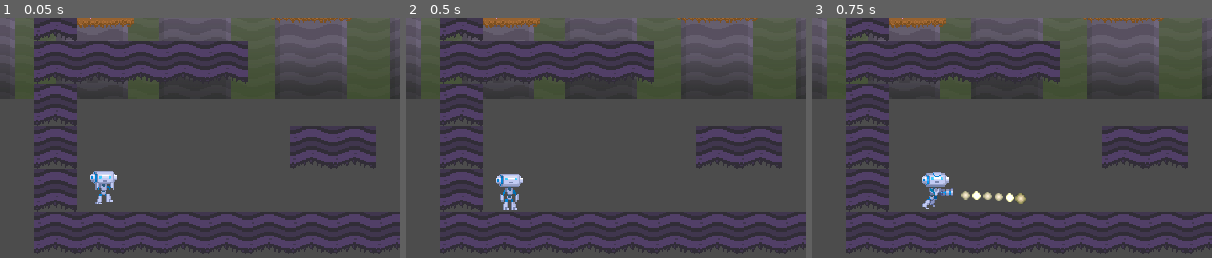
Above: before the commit, frames 1-3 (left to right).
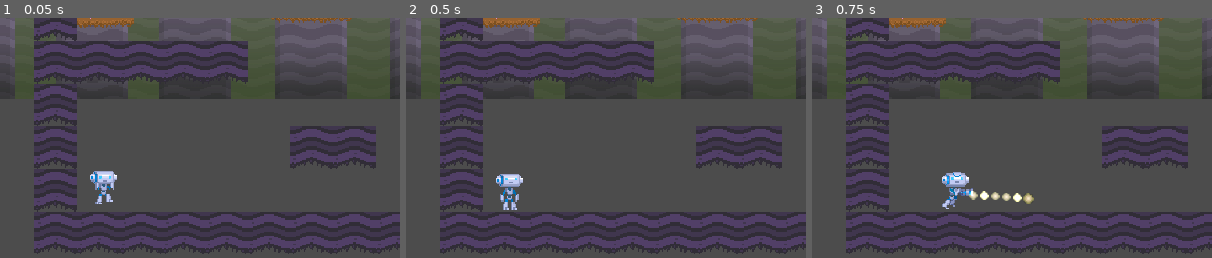
Above: after the commit, the same moments.

Repository: BrunoPardo3596/Desfragmentado
Game: Godot game, scene res://Stage.tscn
Two runs of this game, one before a commit and one after it. Both use one fixed random seed, a clock stepped at 60 frames per second and the inputs below.
Inputs:
- Up to frame 1 (0.05 s): no input
- Up to frame 2 (0.5 s): no input
- Up to frame 3 (0.75 s): tap Enter (shoot2) at 0.5 s; hold Right (move_right) from 0.53 s (still down); tap Space (shoot) at 0.6 s
The pictures show only the part of the screen within x 0-50%, y 50-100%; the shares and areas given below are measured in that part.

Frames 1-2 are identical in both runs. In frame 3, 1.7% of the frame differs, in the area x 27-56%, y 64-80%.

Commit message:
Small fixes

Diff:
--- a/TileSet.tres
+++ b/TileSet.tres
@@ -3,240 +3,271 @@
 [ext_resource path="res://tiles_demo.png" type="Texture" id=1]
 
 [sub_resource type="ConvexPolygonShape2D" id=1]
-
-custom_solver_bias = 0.0
 points = PoolVector2Array( 32, -24, 32, 32, -32, 32, -32, -24 )
 
 [sub_resource type="ConvexPolygonShape2D" id=2]
-
-custom_solver_bias = 0.0
 points = PoolVector2Array( -32, -24, 24, -24, 24, 32, -32, 32 )
 
 [sub_resource type="ConvexPolygonShape2D" id=3]
-
-custom_solver_bias = 0.0
 points = PoolVector2Array( 32, -32, 32, 32, -32, 32, -32, -32 )
 
 [sub_resource type="ConvexPolygonShape2D" id=4]
-
-custom_solver_bias = 0.0
 points = PoolVector2Array( -32, -56, 32, 8, 32, 64, -32, 64 )
 
 [sub_resource type="ConvexPolygonShape2D" id=5]
-
-custom_solver_bias = 0.0
 points = PoolVector2Array( -32, -32, 24, -32, 24, 32, -32, 32 )
 
 [sub_resource type="ConvexPolygonShape2D" id=6]
-
-custom_solver_bias = 0.0
 points = PoolVector2Array( 32, -24, 32, 24, -32, 24, -32, -24 )
 
 [sub_resource type="ConvexPolygonShape2D" id=7]
-
-custom_solver_bias = 0.0
 points = PoolVector2Array( 24, -24, 24, 24, -32, 24, -32, -24 )
 
 [sub_resource type="ConvexPolygonShape2D" id=8]
-
-custom_solver_bias = 0.0
 points = PoolVector2Array( -32, -32, 24, -32, 24, 32, -32, 32 )
 
 [sub_resource type="ConvexPolygonShape2D" id=9]
-
-custom_solver_bias = 0.0
 points = PoolVector2Array( -64, -32, -8, -32, -8, 32, -64, 32 )
 
 [sub_resource type="ConvexPolygonShape2D" id=10]
-
-custom_solver_bias = 0.0
 points = PoolVector2Array( -32, -32, 24, -32, 32, -24, 32, 32, -32, 32 )
 
 [sub_resource type="ConvexPolygonShape2D" id=11]
-
-custom_solver_bias = 0.0
 points = PoolVector2Array( -32, -24, 32, -24, 32, 32, -32, 32 )
 
 [sub_resource type="ConvexPolygonShape2D" id=12]
-
-custom_solver_bias = 0.0
 points = PoolVector2Array( -32, -24, 32, -24, 32, 32, -32, 32 )
 
 [resource]
-
 0/name = "floor"
 0/texture = ExtResource( 1 )
 0/tex_offset = Vector2( 0, 0 )
 0/modulate = Color( 1, 1, 1, 1 )
 0/region = Rect2( 0, 0, 64, 64 )
+0/tile_mode = 0
 0/occluder_offset = Vector2( 32, 32 )
 0/navigation_offset = Vector2( 32, 32 )
 0/shapes = [ {
-"one_way": false,
+"autotile_coord": Vector2( 0, 0 ),
+"one_way": false,
+"one_way_margin": 1.0,
 "shape": SubResource( 1 ),
 "shape_transform": Transform2D( 1, 0, 0, 1, 32, 32 )
 } ]
+0/z_index = 0
 1/name = "edge"
 1/texture = ExtResource( 1 )
 1/tex_offset = Vector2( 0, 0 )
 1/modulate = Color( 1, 1, 1, 1 )
 1/region = Rect2( 64, 0, 64, 64 )
+1/tile_mode = 0
 1/occluder_offset = Vector2( 32, 32 )
 1/navigation_offset = Vector2( 32, 32 )
 1/shapes = [ {
-"one_way": false,
+"autotile_coord": Vector2( 0, 0 ),
+"one_way": false,
+"one_way_margin": 1.0,
 "shape": SubResource( 2 ),
 "shape_transform": Transform2D( 1, 0, 0, 1, 32, 32 )
 } ]
+1/z_index = 0
 2/name = "wall"
 2/texture = ExtResource( 1 )
 2/tex_offset = Vector2( 0, 0 )
 2/modulate = Color( 1, 1, 1, 1 )
 2/region = Rect2( 64, 64, 64, 64 )
+2/tile_mode = 0
 2/occluder_offset = Vector2( 32, 32 )
 2/navigation_offset = Vector2( 32, 32 )
 2/shapes = [ {
-"one_way": false,
+"autotile_coord": Vector2( 0, 0 ),
+"one_way": false,
+"one_way_margin": 1.0,
 "shape": SubResource( 8 ),
 "shape_transform": Transform2D( 1, 0, 0, 1, 32, 32 )
 } ]
+2/z_index = 0
 3/name = "wall_deco"
 3/texture = ExtResource( 1 )
 3/tex_offset = Vector2( 0, 0 )
 3/modulate = Color( 1, 1, 1, 1 )
 3/region = Rect2( 320, 128, 128, 64 )
+3/tile_mode = 0
 3/occluder_offset = Vector2( 64, 32 )
 3/navigation_offset = Vector2( 64, 32 )
 3/shapes = [ {
-"one_way": false,
+"autotile_coord": Vector2( 0, 0 ),
+"one_way": false,
+"one_way_margin": 1.0,
 "shape": SubResource( 9 ),
 "shape_transform": Transform2D( 1, 0, 0, 1, 64, 32 )
 } ]
+3/z_index = 0
 4/name = "corner"
 4/texture = ExtResource( 1 )
 4/tex_offset = Vector2( 0, 0 )
 4/modulate = Color( 1, 1, 1, 1 )
 4/region = Rect2( 64, 128, 64, 64 )
+4/tile_mode = 0
 4/occluder_offset = Vector2( 32, 32 )
 4/navigation_offset = Vector2( 32, 32 )
 4/shapes = [ {
-"one_way": false,
+"autotile_coord": Vector2( 0, 0 ),
+"one_way": false,
+"one_way_margin": 1.0,
 "shape": SubResource( 10 ),
 "shape_transform": Transform2D( 1, 0, 0, 1, 32, 32 )
 } ]
+4/z_index = 0
 5/name = "flowers"
 5/texture = ExtResource( 1 )
 5/tex_offset = Vector2( 0, 0 )
 5/modulate = Color( 1, 1, 1, 1 )
 5/region = Rect2( 192, 192, 64, 64 )
+5/tile_mode = 0
 5/occluder_offset = Vector2( 32, 32 )
 5/navigation_offset = Vector2( 32, 32 )
 5/shapes = [ {
-"one_way": false,
+"autotile_coord": Vector2( 0, 0 ),
+"one_way": false,
+"one_way_margin": 1.0,
 "shape": SubResource( 11 ),
 "shape_transform": Transform2D( 1, 0, 0, 1, 32, 32 )
 } ]
+5/z_index = 0
 6/name = "tree_base"
 6/texture = ExtResource( 1 )
 6/tex_offset = Vector2( 0, 0 )
 6/modulate = Color( 1, 1, 1, 1 )
 6/region = Rect2( 256, 192, 64, 64 )
+6/tile_mode = 0
 6/occluder_offset = Vector2( 32, 32 )
 6/navigation_offset = Vector2( 32, 32 )
 6/shapes = [ {
-"one_way": false,
+"autotile_coord": Vector2( 0, 0 ),
+"one_way": false,
+"one_way_margin": 1.0,
 "shape": SubResource( 12 ),
 "shape_transform": Transform2D( 1, 0, 0, 1, 32, 32 )
 } ]
+6/z_index = 0
 7/name = "tree_mid"
 7/texture = ExtResource( 1 )
 7/tex_offset = Vector2( 0, 0 )
 7/modulate = Color( 1, 1, 1, 1 )
 7/region = Rect2( 256, 128, 64, 64 )
+7/tile_mode = 0
 7/occluder_offset = Vector2( 32, 32 )
 7/navigation_offset = Vector2( 32, 32 )
 7/shapes = [  ]
+7/z_index = 0
 8/name = "tree_mid 2"
 8/texture = ExtResource( 1 )
 8/tex_offset = Vector2( 0, 0 )
 8/modulate = Color( 1, 1, 1, 1 )
 8/region = Rect2( 256, 64, 64, 64 )
+8/tile_mode = 0
 8/occluder_offset = Vector2( 32, 32 )
 8/navigation_offset = Vector2( 32, 32 )
 8/shapes = [  ]
+8/z_index = 0
 9/name = "tree_top"
 9/texture = ExtResource( 1 )
 9/tex_offset = Vector2( 0, 0 )
 9/modulate = Color( 1, 1, 1, 1 )
 9/region = Rect2( 256, 0, 64, 64 )
+9/tile_mode = 0
 9/occluder_offset = Vector2( 32, 32 )
 9/navigation_offset = Vector2( 32, 32 )
 9/shapes = [  ]
+9/z_index = 0
 10/name = "solid"
 10/texture = ExtResource( 1 )
 10/tex_offset = Vector2( 0, 0 )
 10/modulate = Color( 1, 1, 1, 1 )
 10/region = Rect2( 0, 64, 64, 64 )
+10/tile_mode = 0
 10/occluder_offset = Vector2( 32, 32 )
 10/navigation_offset = Vector2( 32, 32 )
 10/shapes = [  ]
+10/z_index = 0
 11/name = "ceiling"
 11/texture = ExtResource( 1 )
 11/tex_offset = Vector2( 0, 0 )
 11/modulate = Color( 1, 1, 1, 1 )
 11/region = Rect2( 384, 64, 64, 64 )
+11/tile_mode = 0
 11/occluder_offset = Vector2( 32, 32 )
 11/navigation_offset = Vector2( 32, 32 )
 11/shapes = [ {
-"one_way": false,
+"autotile_coord": Vector2( 0, 0 ),
+"one_way": false,
+"one_way_margin": 1.0,
 "shape": SubResource( 3 ),
 "shape_transform": Transform2D( 1, 0, 0, 1, 32, 32 )
 } ]
+11/z_index = 0
 12/name = "ramp"
 12/texture = ExtResource( 1 )
 12/tex_offset = Vector2( 0, 0 )
 12/modulate = Color( 1, 1, 1, 1 )
 12/region = Rect2( 128, 128, 64, 128 )
+12/tile_mode = 0
 12/occluder_offset = Vector2( 32, 64 )
 12/navigation_offset = Vector2( 32, 64 )
 12/shapes = [ {
-"one_way": false,
+"autotile_coord": Vector2( 0, 0 ),
+"one_way": false,
+"one_way_margin": 1.0,
 "shape": SubResource( 4 ),
 "shape_transform": Transform2D( 1, 0, 0, 1, 32, 64 )
 } ]
+12/z_index = 0
 13/name = "ceiling2wall"
 13/texture = ExtResource( 1 )
 13/tex_offset = Vector2( 0, 0 )
 13/modulate = Color( 1, 1, 1, 1 )
 13/region = Rect2( 448, 64, 64, 64 )
+13/tile_mode = 0
 13/occluder_offset = Vector2( 32, 32 )
 13/navigation_offset = Vector2( 32, 32 )
 13/shapes = [ {
-"one_way": false,
+"autotile_coord": Vector2( 0, 0 ),
+"one_way": false,
+"one_way_margin": 1.0,
 "shape": SubResource( 5 ),
 "shape_transform": Transform2D( 1, 0, 0, 1, 32, 32 )
 } ]
+13/z_index = 0
 14/name = "platform_floor"
 14/texture = ExtResource( 1 )
 14/tex_offset = Vector2( 0, 0 )
 14/modulate = Color( 1, 1, 1, 1 )
 14/region = Rect2( 128, 0, 64, 64 )
+14/tile_mode = 0
 14/occluder_offset = Vector2( 32, 32 )
 14/navigation_offset = Vector2( 32, 32 )
 14/shapes = [ {
-"one_way": false,
+"autotile_coord": Vector2( 0, 0 ),
+"one_way": false,
+"one_way_margin": 1.0,
 "shape": SubResource( 6 ),
 "shape_transform": Transform2D( 1, 0, 0, 1, 32, 32 )
 } ]
+14/z_index = 0
 15/name = "platform_edge"
 15/texture = ExtResource( 1 )
 15/tex_offset = Vector2( 0, 0 )
 15/modulate = Color( 1, 1, 1, 1 )
 15/region = Rect2( 192, 0, 64, 64 )
+15/tile_mode = 0
 15/occluder_offset = Vector2( 32, 32 )
 15/navigation_offset = Vector2( 32, 32 )
 15/shapes = [ {
-"one_way": false,
+"autotile_coord": Vector2( 0, 0 ),
+"one_way": false,
+"one_way_margin": 1.0,
 "shape": SubResource( 7 ),
 "shape_transform": Transform2D( 1, 0, 0, 1, 32, 32 )
 } ]
+15/z_index = 0
--- a/player/Player2.gd
+++ b/player/Player2.gd
@@ -40,12 +40,12 @@
 	# Horizontal movement
 	var target_speed = 0
 	if Input.is_action_pressed("ui2_left"):
-		target_speed -= 1
+		target_speed = -1.2
 	if Input.is_action_pressed("ui2_right"):
-		target_speed += 1
+		target_speed = 1.2
 
 	target_speed *= WALK_SPEED
-	linear_vel.x = lerp(linear_vel.x, target_speed, 0.1)
+	linear_vel.x = lerp(linear_vel.x, target_speed, 0.5)
 
 	# Jumping
 	if on_floor and Input.is_action_just_pressed("ui2_up"):
@@ -53,7 +53,7 @@
 		($SoundJump as AudioStreamPlayer2D).play()
 
 	# Shooting
-	if Input.is_action_just_pressed("shoot2"):
+	if Input.is_action_just_pressed("shoot2") and shoot_time > 0.4:
 		var bullet = Bullet.instance()
 		bullet.position = ($Sprite/BulletShoot as Position2D).global_position # use node for shoot position
 		bullet.linear_velocity = Vector2(sprite.scale.x * BULLET_VELOCITY, 0)
@@ -78,9 +78,9 @@
 		# We want the character to immediately change facing side when the player
 		# tries to change direction, during air control.
 		# This allows for example the player to shoot quickly left then right.
-		if Input.is_action_pressed("move_left") and not Input.is_action_pressed("move_right"):
+		if Input.is_action_pressed("ui2_left") and not Input.is_action_pressed("ui2_right"):
 			sprite.scale.x = -1
-		if Input.is_action_pressed("move_right") and not Input.is_action_pressed("move_left"):
+		if Input.is_action_pressed("ui2_right") and not Input.is_action_pressed("ui2_left"):
 			sprite.scale.x = 1
 
 		if linear_vel.y < 0:
--- a/player/player.gd
+++ b/player/player.gd
@@ -41,12 +41,12 @@
 	# Horizontal movement
 	var target_speed = 0
 	if Input.is_action_pressed("move_left"):
-		target_speed -= 1
+		target_speed = -1.2
 	if Input.is_action_pressed("move_right"):
-		target_speed += 1
+		target_speed = 1.2
 
 	target_speed *= WALK_SPEED
-	linear_vel.x = lerp(linear_vel.x, target_speed, 0.1)
+	linear_vel.x = lerp(linear_vel.x, target_speed, 0.5)
 
 	# Jumping
 	if on_floor and Input.is_action_just_pressed("jump"):
@@ -54,7 +54,7 @@
 		($SoundJump as AudioStreamPlayer2D).play()
 
 	# Shooting
-	if Input.is_action_just_pressed("shoot"):
+	if Input.is_action_just_pressed("shoot") and shoot_time > 0.4:
 		var bullet = Bullet.instance()
 		bullet.position = ($Sprite/BulletShoot as Position2D).global_position # use node for shoot position
 		bullet.linear_velocity = Vector2(sprite.scale.x * BULLET_VELOCITY, 0)
